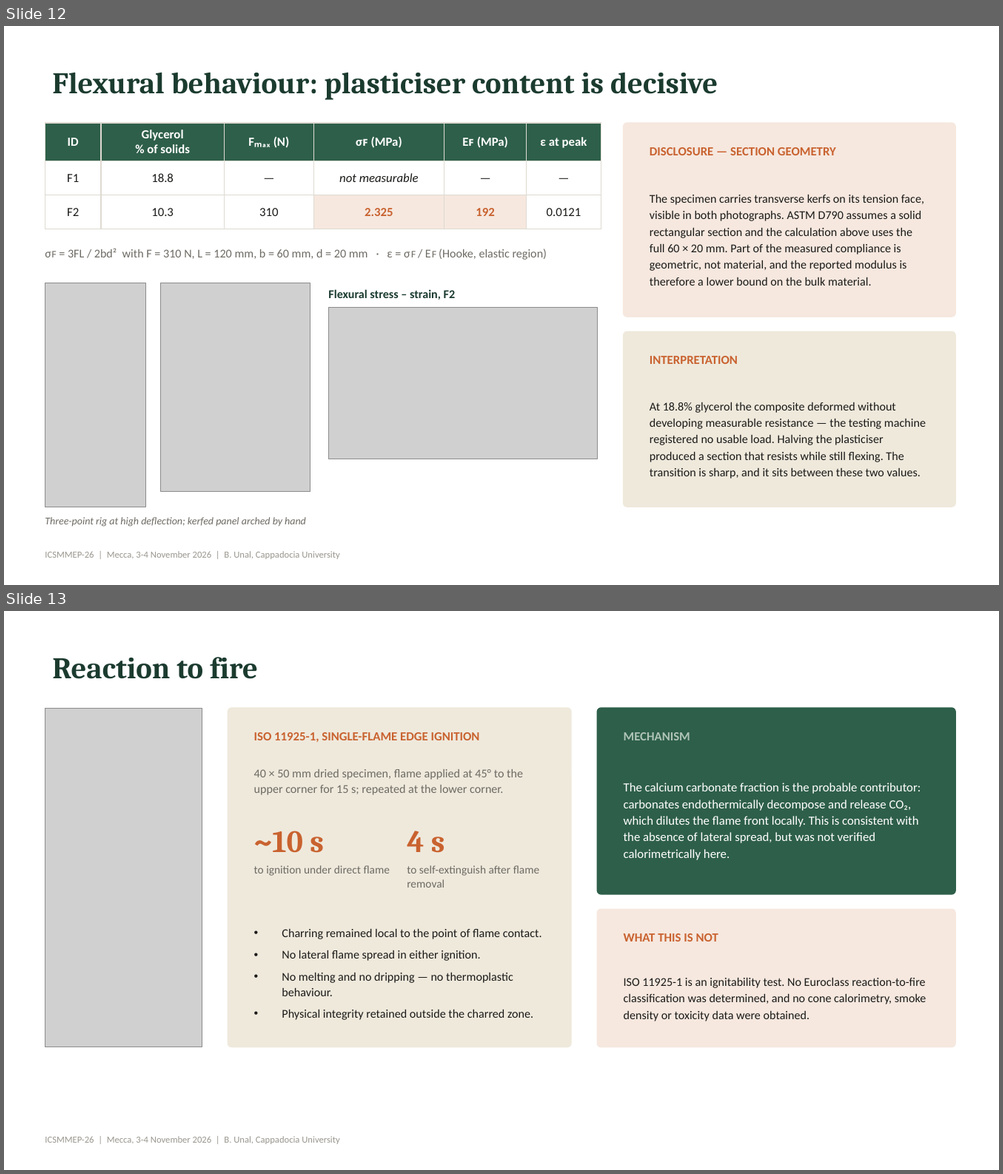
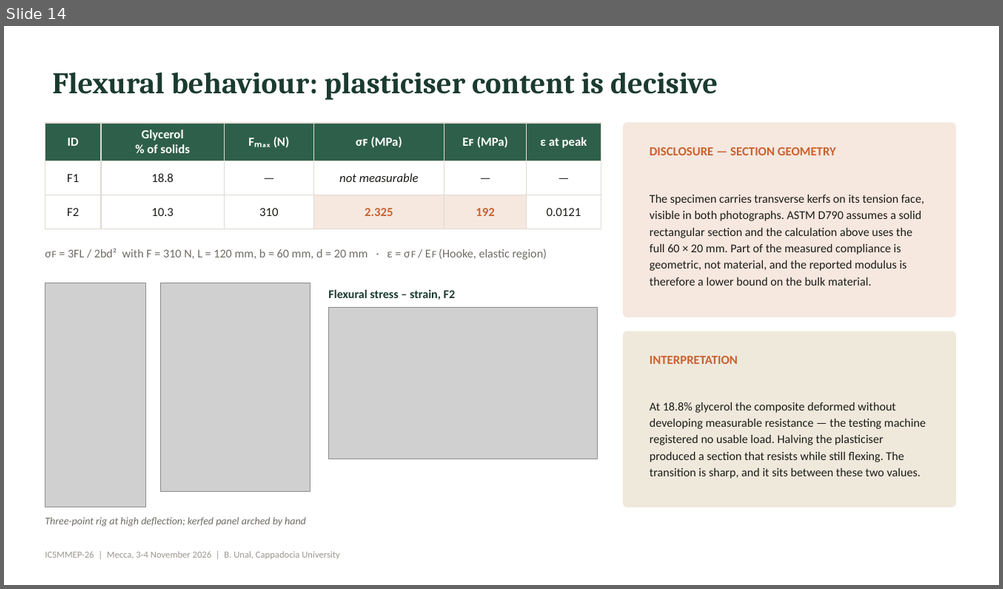
Before and after one commit to bunal91/sanat-ve-mekan, a slide deck: konferans-bildirisi/06-sunum/ICSMMEP26_Presentation_Unal.pptx. Shown one above the other, each under a label of ours: slides 12 and 13 before the commit, slide 14 after it. The pictures are 1003x1174 and 1003x589 pixels, drawn with LibreOffice and Linux fonts; fonts in the diff are those of the drawing; grey boxes stand for pictures. Boxes give left, top, right and bottom in pixels: in the first picture for what was removed or moved away, otherwise in the second. Text is boxed around its words. In the diff, an @@ line names an element or a change of style, - is before the commit and + after.

```diff
--- a/konferans-bildirisi/06-sunum/ICSMMEP26_Presentation_Unal.pptx
+++ b/konferans-bildirisi/06-sunum/ICSMMEP26_Presentation_Unal.pptx
@@ slide 13 removed at bbox=[4, 611, 999, 1170], background #FFFFFF; not listed: 1 template element that a slide beside it also shows @@
@@ title removed at bbox=[52, 657, 258, 679] @@
-Reaction to fire
@@ picture removed at bbox=[45, 708, 202, 1048] @@
@@ rounded rectangle removed at bbox=[227, 708, 571, 1048] @@
@@ rounded rectangle removed at bbox=[597, 708, 956, 894] @@
@@ text removed at bbox=[254, 732, 480, 742] @@
-ISO 11925-1, SINGLE-FLAME EDGE IGNITION
@@ text removed at bbox=[623, 732, 690, 741] @@
-MECHANISM
@@ text removed at bbox=[254, 769, 523, 795] @@
-40 × 50 mm dried specimen, flame applied at 45° to the upper corner for 15 s; repeated at the lower corner.
@@ text removed at bbox=[623, 783, 920, 860] @@
-The calcium carbonate fraction is the probable contributor: carbonates endothermically decompose and release CO₂, which dilutes the flame front locally. This is consistent with the absence of lateral spread, but was not verified calorimetrically here.
@@ text removed at bbox=[254, 831, 324, 853] @@
-~10 s
@@ text removed at bbox=[407, 831, 445, 853] @@
-4 s
@@ text removed at bbox=[254, 866, 390, 876] @@
-to ignition under direct flame
@@ text removed at bbox=[407, 866, 540, 888] @@
-to self-extinguish after flame removal
@@ rounded rectangle removed at bbox=[597, 909, 956, 1048] @@
@@ text removed at bbox=[282, 928, 542, 1020] @@
-• Charring remained local to the point of flame contact.
-• No lateral flame spread in either ignition.
-• No melting and no dripping — no thermoplastic behaviour.
-• Physical integrity retained outside the charred zone.
@@ text removed at bbox=[623, 934, 718, 942] @@
-WHAT THIS IS NOT
@@ text removed at bbox=[623, 977, 926, 1022] @@
-ISO 11925-1 is an ignitability test. No Euroclass reaction-to-fire classification was determined, and no cone calorimetry, smoke density or toxicity data were obtained.
@@ what was slide 12 is now slide 14 @@
```
Also in this commit, not shown: 4 slides changed, 5 slides added, 2 other slides removed, 4 other files.
